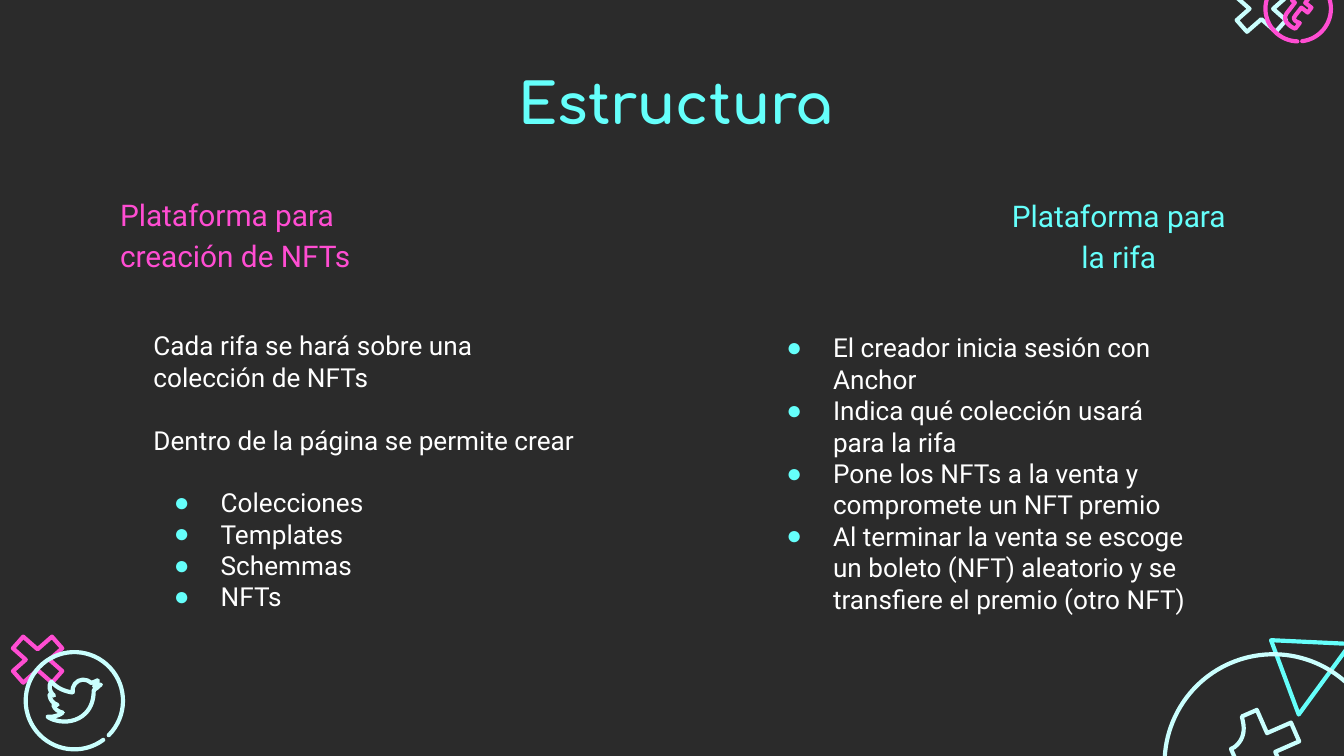
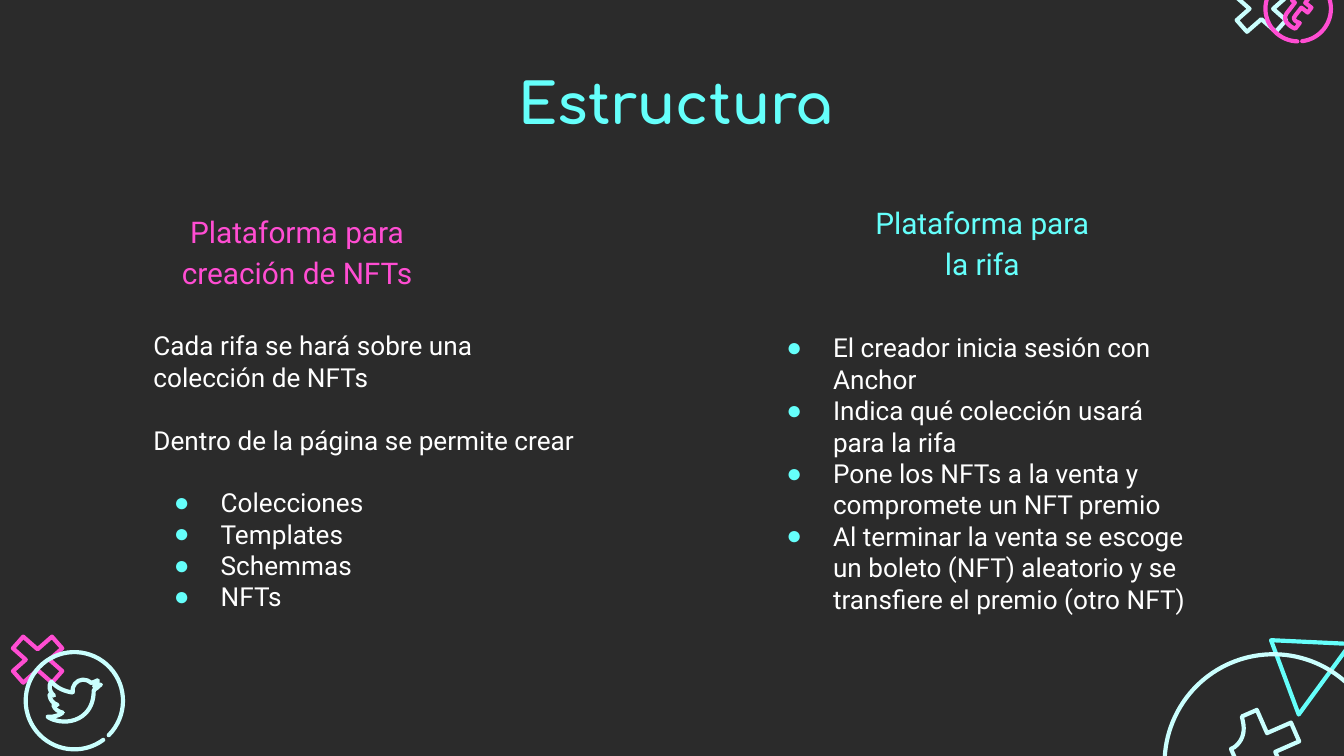
Before and after one commit to Lorena20U/nft_rifa, a slide deck: slide 5 of Presentación.pptx. Drawn at 1344x756 pixels with LibreOffice and Linux fonts; fonts in the diff are those of the drawing; background and template pictures are left out; a plain dark background stands for a picture behind light text. Boxes give left, top, right and bottom in pixels: in the first picture for what was removed or moved away, otherwise in the second. Text is boxed around its words. In the diff, an @@ line names an element or a change of style, - is before the commit and + after.

```diff
--- a/Presentación.pptx
+++ b/Presentación.pptx
@@ subtitle "Plataforma para creación de NFTs": place and size @@
-subtitle "Plataforma para creación de NFTs" at <box>120,203,350,268</box>
+subtitle "Plataforma para creación de NFTs" at <box>182,220,412,285</box>
@@ subtitle "Plataforma para creación de NFTs" at <box>182,220,412,285</box>: alignment left to centre @@
@@ subtitle "Plataforma para la rifa": place and size @@
-subtitle "Plataforma para la rifa" at <box>1012,204,1226,269</box>
+subtitle "Plataforma para la rifa" at <box>875,211,1090,276</box>
```
Also in this commit, not shown: 2 other slides changed, 1 other file.
